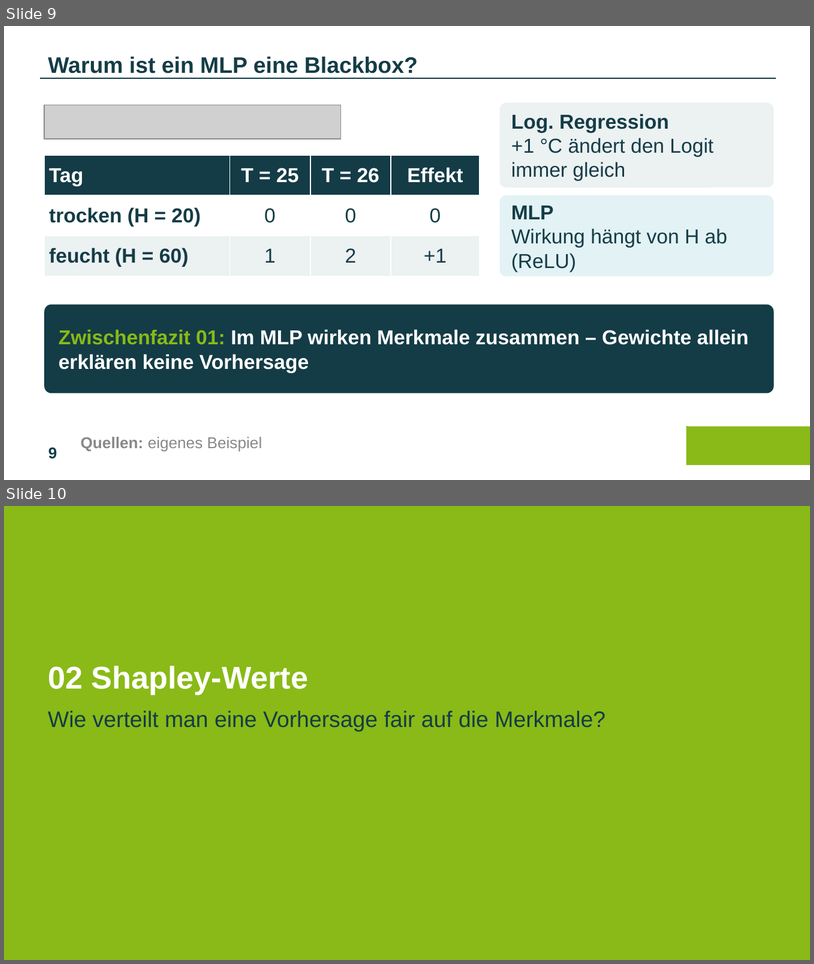
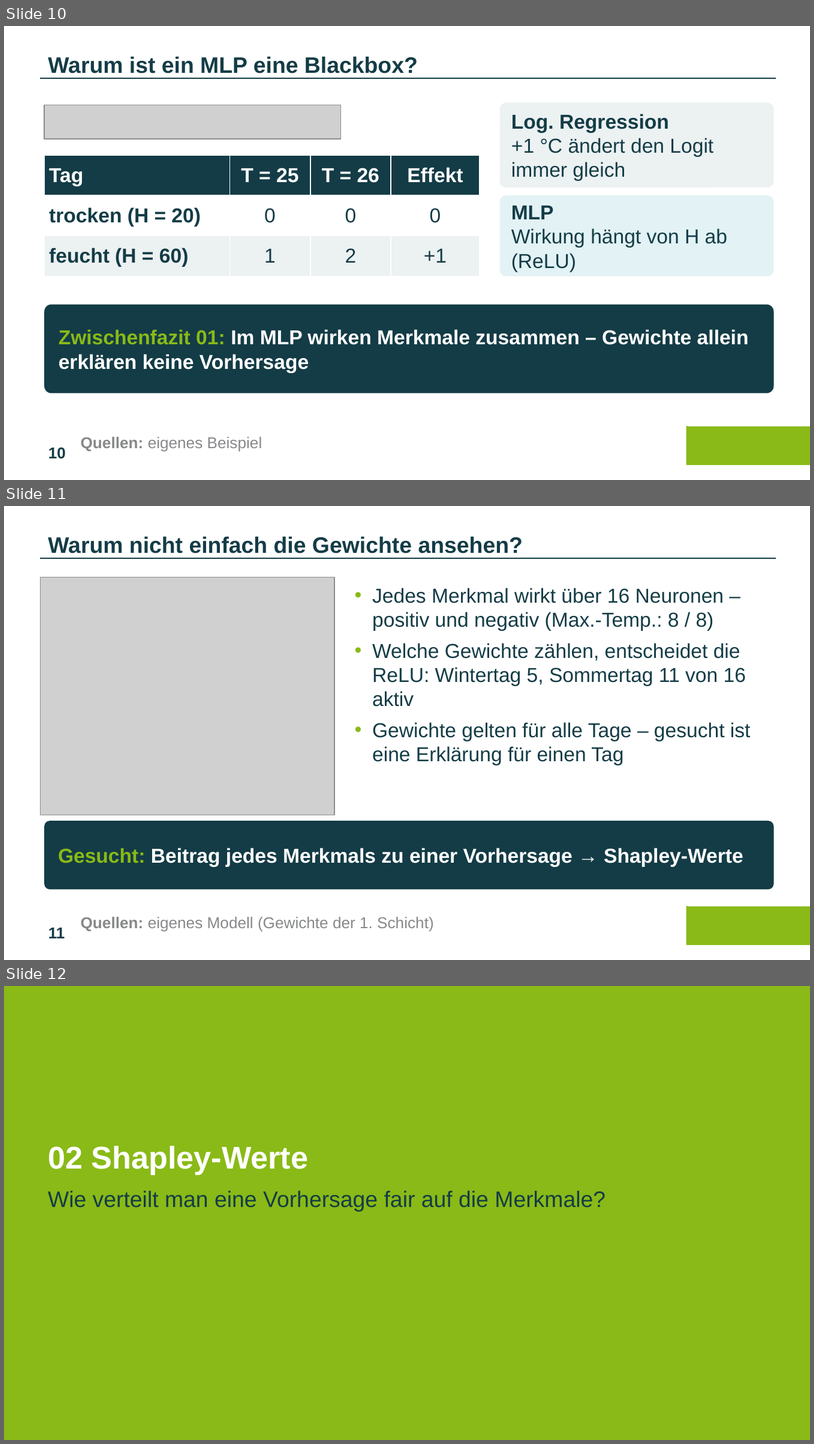
Before and after one commit to amk0098/shapley-mlp-seminar, a slide deck: slides/Shapley_MLP_Vortrag.pptx. Shown one above the other, each under a label of ours: slides 9 and 10 before the commit, slides 10, 11 and 12 after it. The pictures are 814x964 and 814x1444 pixels, drawn with LibreOffice and Linux fonts; fonts in the diff are those of the drawing; grey boxes stand for pictures; background and template pictures are left out. Boxes give left, top, right and bottom in pixels: in the first picture for what was removed or moved away, otherwise in the second. Text is boxed around its words. In the diff, an @@ line names an element or a change of style, - is before the commit and + after.

```diff
--- a/slides/Shapley_MLP_Vortrag.pptx
+++ b/slides/Shapley_MLP_Vortrag.pptx
@@ slide 11 added at (4,506,810,960), background #FFFFFF; not listed: 3 template elements that a slide beside it also shows @@
@@ text added at (48,537,523,553), 20 pt, text #143C46, bold @@
+Warum nicht einfach die Gewichte ansehen?
@@ picture added at (40,577,335,815) @@
@@ text added at (372,588,751,765), 18 pt, text #143C46 @@
+• Jedes Merkmal wirkt über 16 Neuronen – positiv und negativ (Max.-Temp.: 8 / 8)
+• Welche Gewichte zählen, entscheidet die ReLU: Wintertag 5, Sommertag 11 von 16 aktiv
+• Gewichte gelten für alle Tage – gesucht ist eine Erklärung für einen Tag
@@ rounded rectangle added at (44,820,774,889), fill #143C46, 18 pt, text #FFFFFF, bold @@
+Gesucht: Beitrag jedes Merkmals zu einer Vorhersage → Shapley-Werte
@@ text added at (81,916,434,931), 14 pt, text #87888A @@
+Quellen: eigenes Modell (Gewichte der 1. Schicht)
@@ what was slide 9 is now slide 10 @@
@@ page number at (48,447,66,459): text changed @@
-9
+10
@@ what was slide 10 is now slide 12 @@
```
Also in this commit, not shown: 2 slides changed, 4 other slides added, 6 other files.
